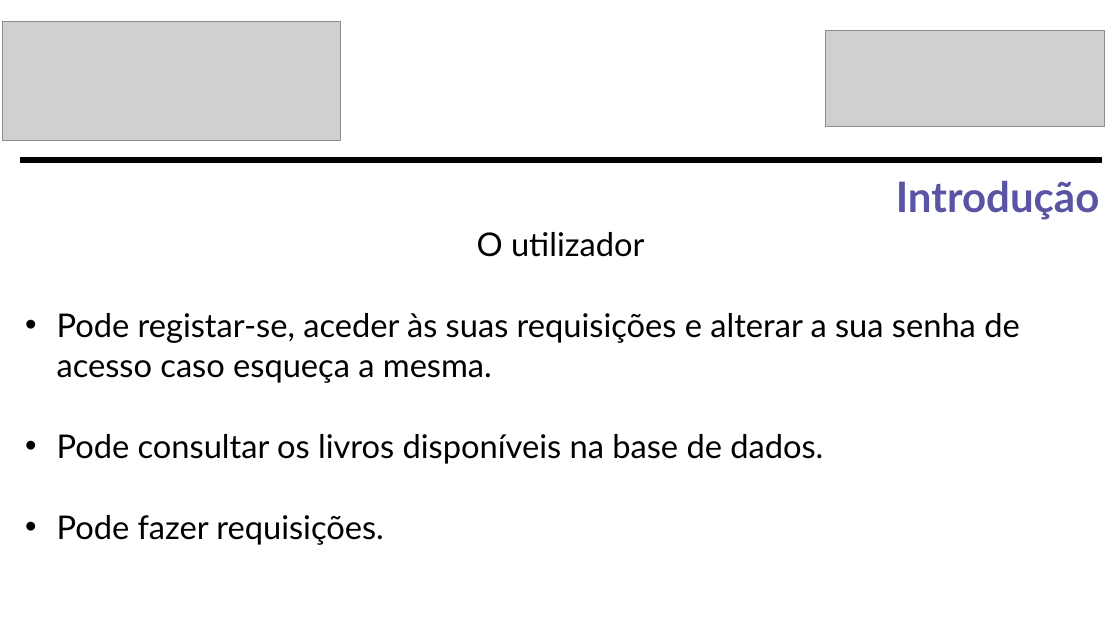
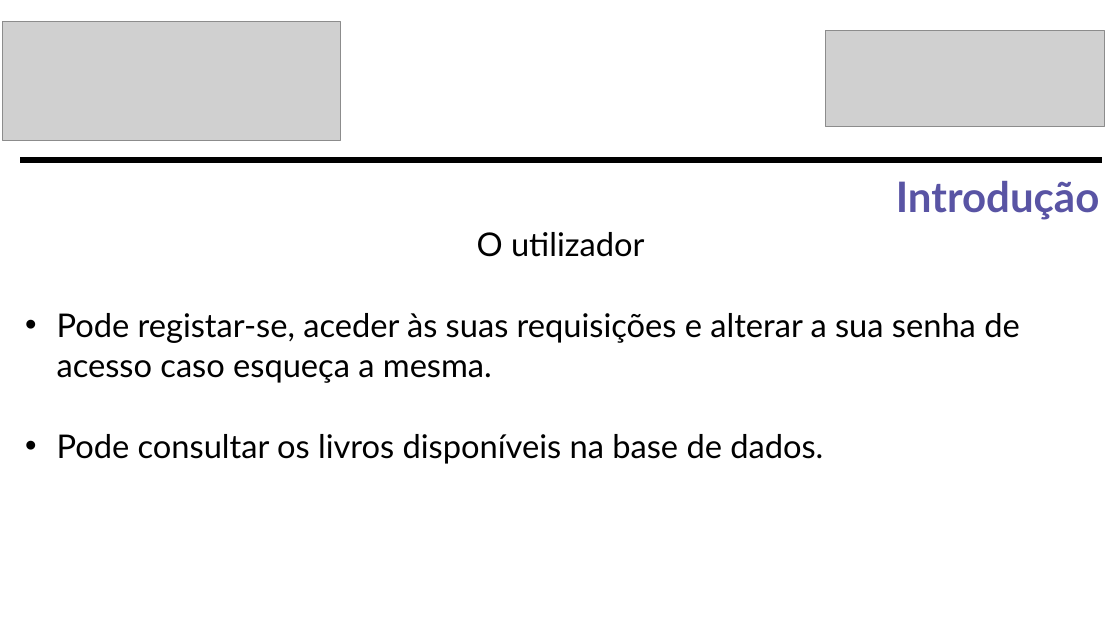
Before and after one commit to Paprikadarlingtoniapurpuraquevedo/galeria_possivel, a slide deck: slide 6 of Galeria Possível.pptx. Drawn at 1120x630 pixels with LibreOffice and Linux fonts; fonts in the diff are those of the drawing; grey boxes stand for pictures. Boxes give left, top, right and bottom in pixels: in the first picture for what was removed or moved away, otherwise in the second. Text is boxed around its words. In the diff, an @@ line names an element or a change of style, - is before the commit and + after.

```diff
--- a/Galeria Possível.pptx
+++ b/Galeria Possível.pptx
@@ text at (57, 515, 384, 545): paragraph removed @@
-• Pode fazer requisições.
```
Also in this commit, not shown: 2 other slides changed.
